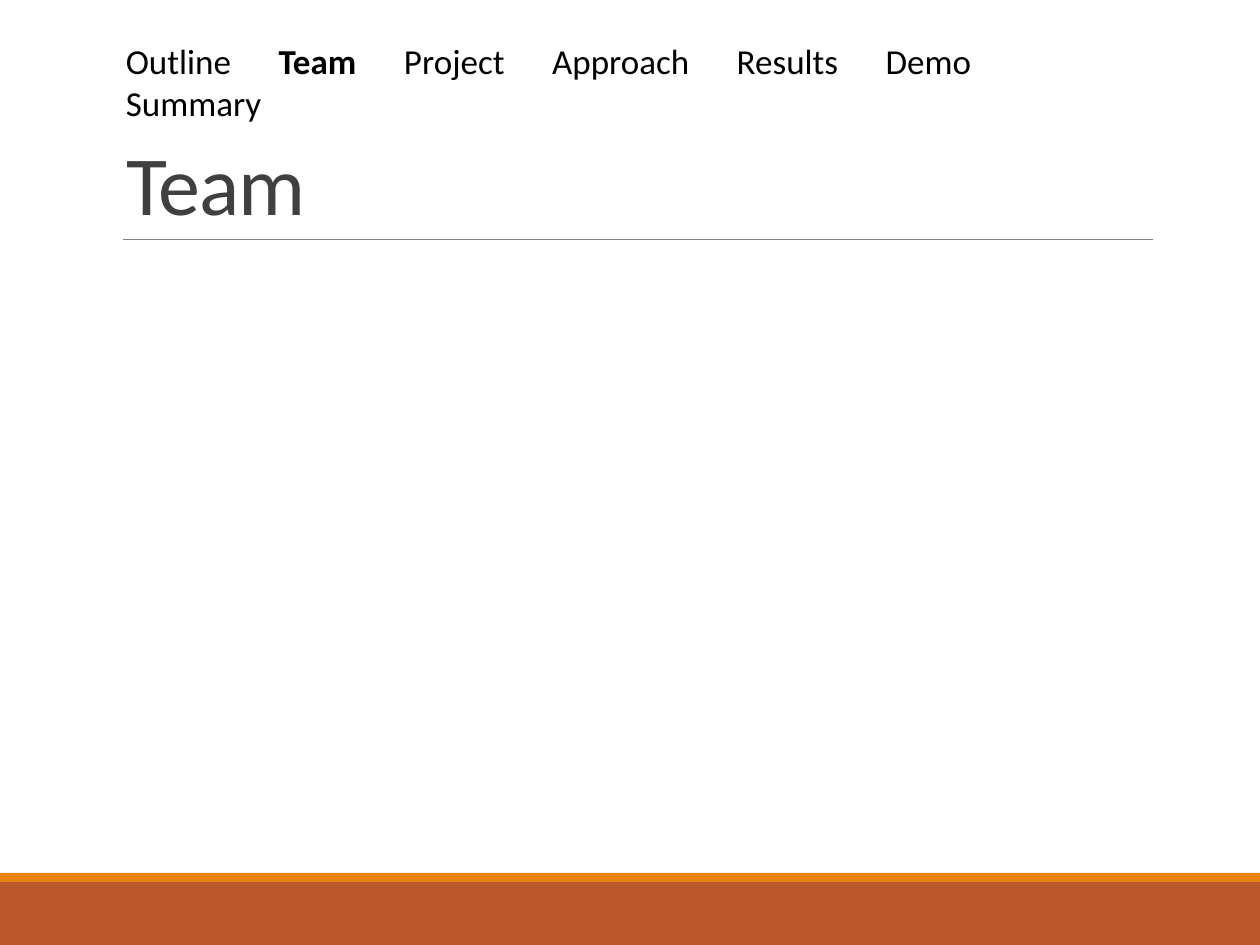
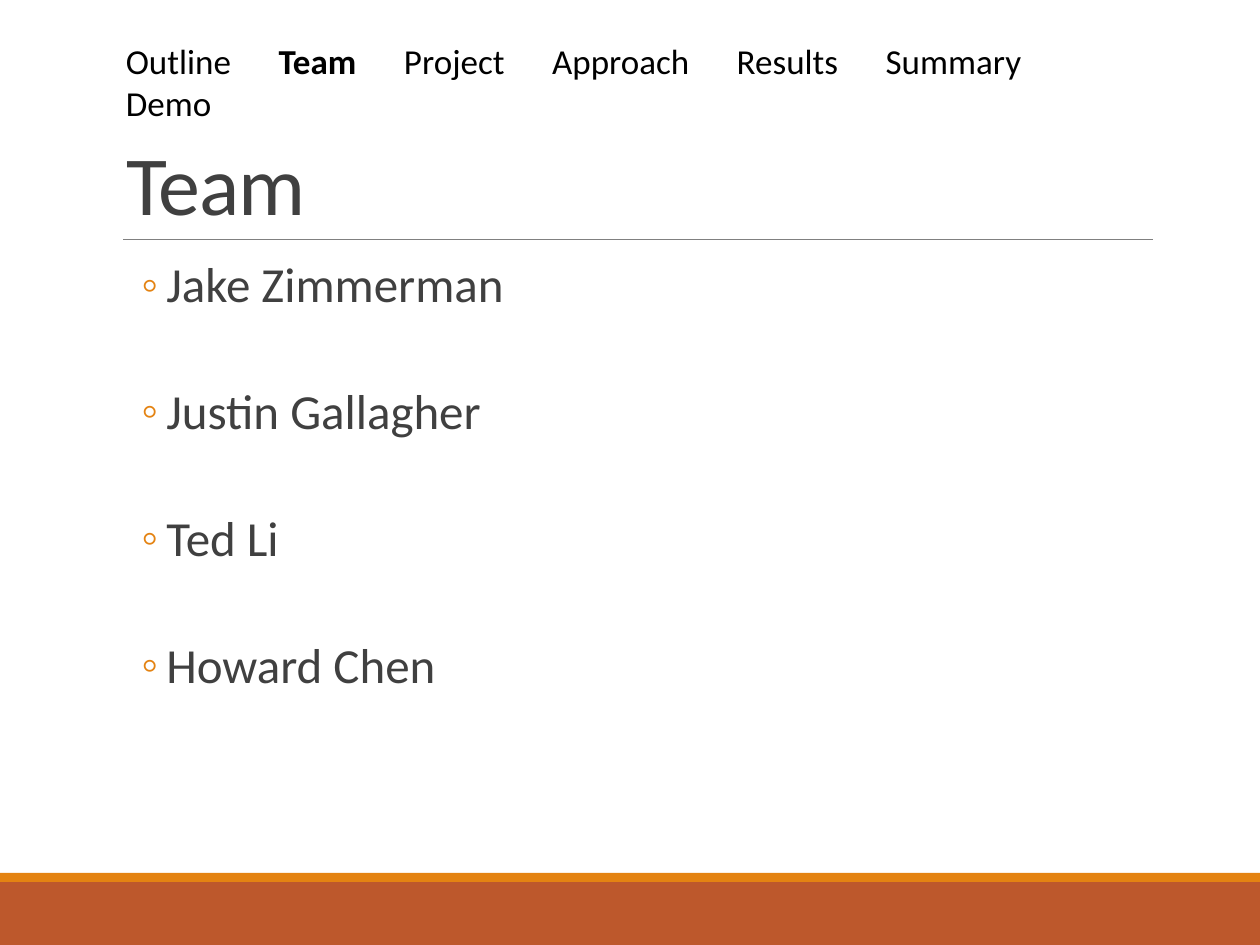
Before and after one commit to justingallagher/explainshell-for-chrome, a slide deck: slide 3 of docs/speaking-3/speaking3.pptx. Drawn at 1260x945 pixels with LibreOffice and Linux fonts; fonts in the diff are those of the drawing. Boxes give left, top, right and bottom in pixels: in the first picture for what was removed or moved away, otherwise in the second. Text is boxed around its words. In the diff, an @@ line names an element or a change of style, - is before the commit and + after.

```diff
--- a/docs/speaking-3/speaking3.pptx
+++ b/docs/speaking-3/speaking3.pptx
@@ text at (126,49,1021,80): text changed @@
-Outline Team Project Approach Results Demo Summary
+Outline Team Project Approach Results Summary Demo
@@ text added at (166,268,503,684), 28 pt, text #404040 @@
+  ◦ Jake Zimmerman
+  ◦ Justin Gallagher
+  ◦ Ted Li
+  ◦ Howard Chen
```
Also in this commit, not shown: 11 other slides changed, 2 slides added, 1 slide removed.
